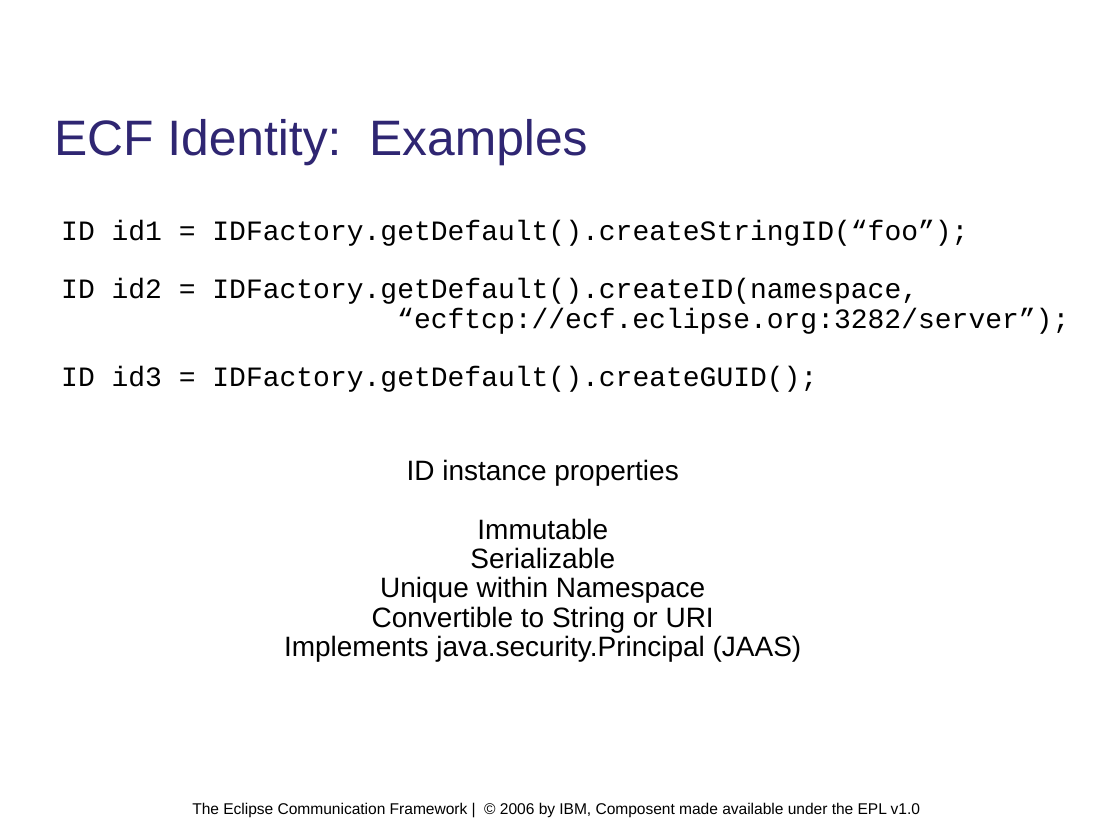
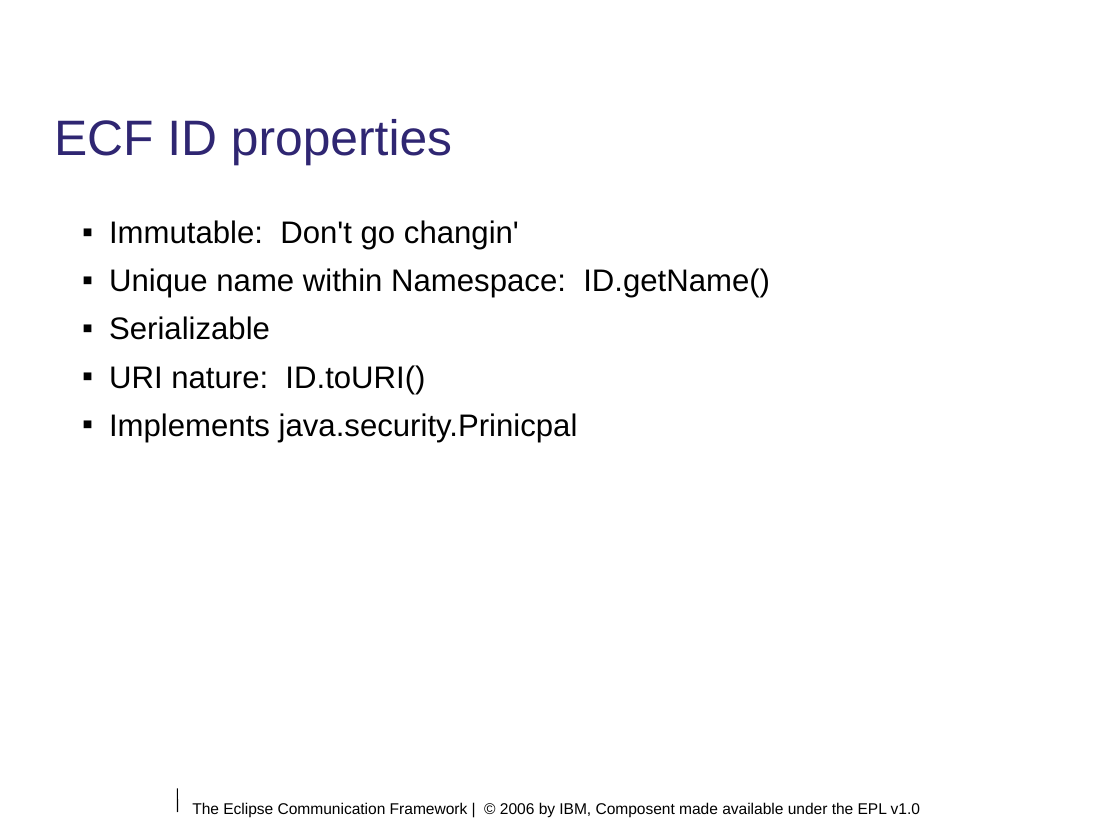
Before and after one commit to eclipse/ecf, a slide deck: slide 16 of doc/tutorials/EclipseCON 2006/module1.odp. Drawn at 1120x840 pixels with LibreOffice and Linux fonts; fonts in the diff are those of the drawing; background and template pictures are left out. Boxes give left, top, right and bottom in pixels: in the first picture for what was removed or moved away, otherwise in the second. Text is boxed around its words. In the diff, an @@ line names an element or a change of style, - is before the commit and + after.

```diff
--- a/doc/tutorials/EclipseCON 2006/module1.odp
+++ b/doc/tutorials/EclipseCON 2006/module1.odp
@@ title at box(54, 119, 452, 165): text changed @@
-ECF Identity: Examples
+ECF ID properties
@@ text removed at box(61, 220, 1069, 392) @@
-ID id1 = IDFactory.getDefault().createStringID(“foo”);
-ID id2 = IDFactory.getDefault().createID(namespace,
-“ecftcp://ecf.eclipse.org:3282/server”);
-ID id3 = IDFactory.getDefault().createGUID();
@@ text added at box(109, 220, 770, 442), 20 pt, text #000000 @@
+▪ Immutable: Don't go changin'
+▪ Unique name within Namespace: ID.getName()
+▪ Serializable
+▪ URI nature: ID.toURI()
+▪ Implements java.security.Prinicpal
@@ text removed at box(284, 459, 802, 661) @@
-ID instance properties
-Immutable
-Serializable
-Unique within Namespace
-Convertible to String or URI
-Implements java.security.Principal (JAAS)
@@ line added from (177, 788) to (178, 812), #000000 0.74 pt @@
```
Also in this commit, not shown: 16 other slides changed, 2 slides added, 2 slides removed, 1 other file.
